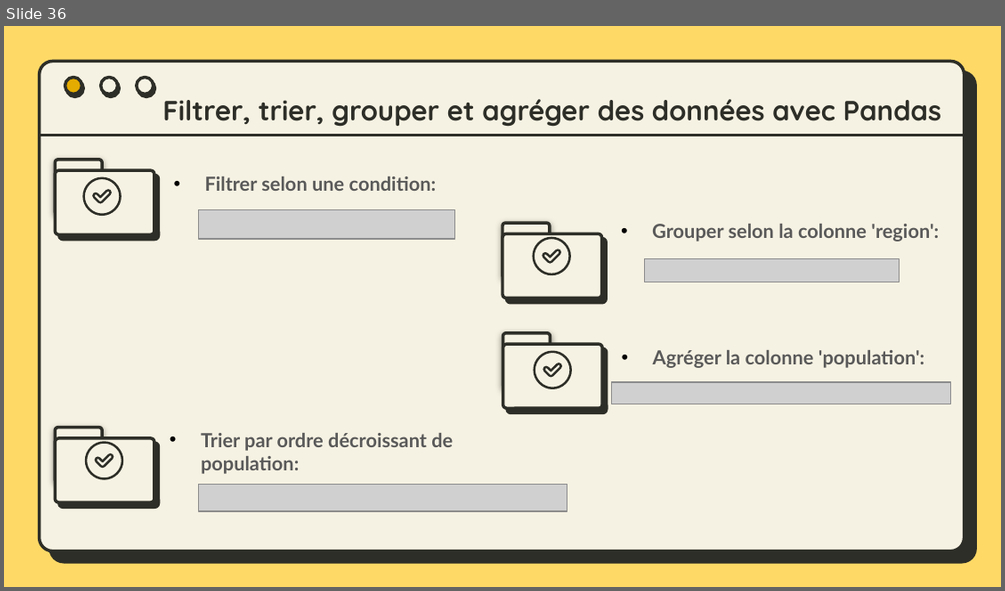
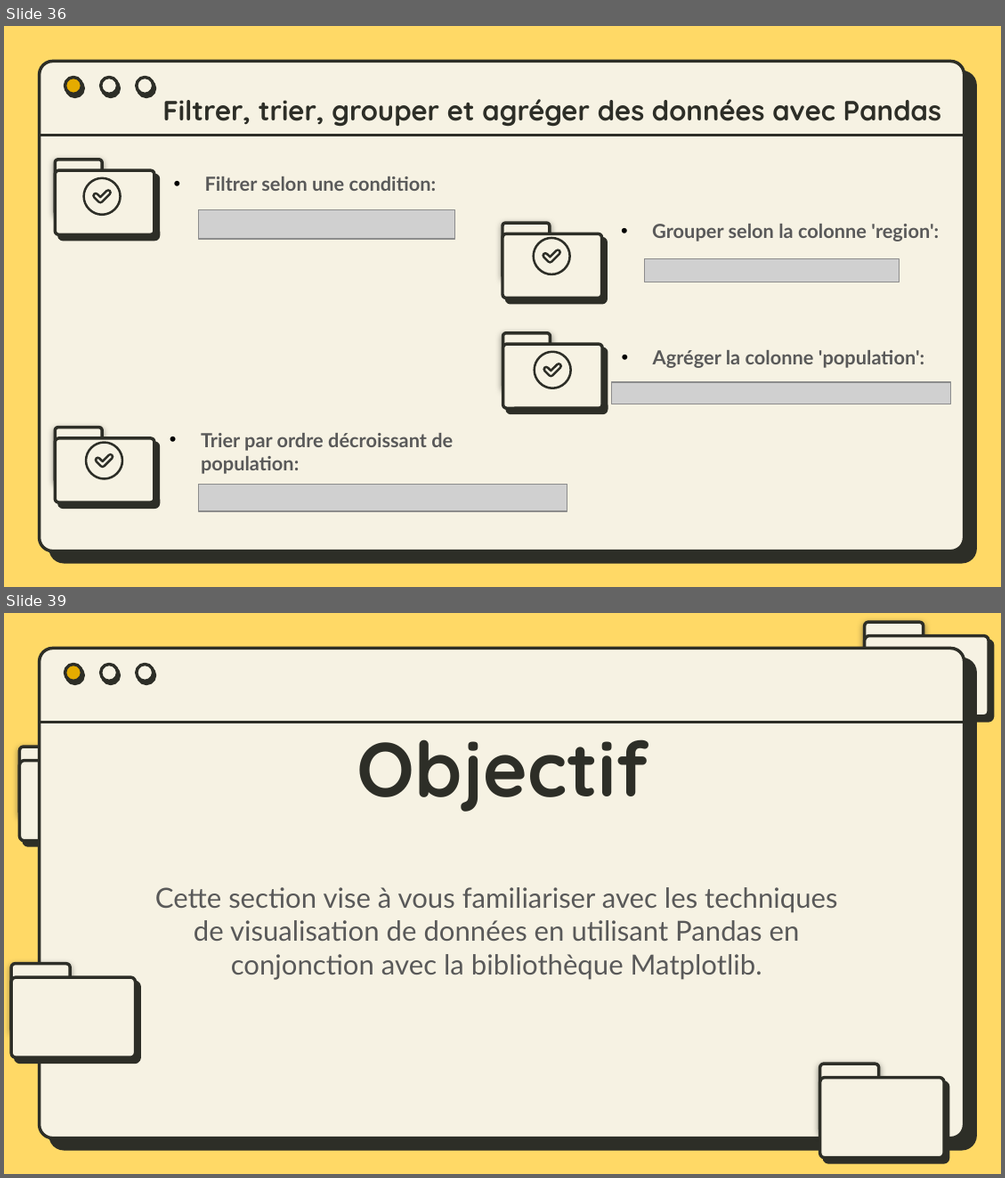
Before and after one commit to bydevmar/Master_MASD_FPO, a slide deck: SEMESTER 1/Modélisation avec Python/M- Pandas/Presentation/Pandas.pptx. Shown one above the other, each under a label of ours: slide 36 before the commit, slides 36 and 39 after it; the slides between them are not shown. The pictures are 1005x591 and 1005x1178 pixels, drawn with LibreOffice and Linux fonts; fonts in the diff are those of the drawing; grey boxes stand for pictures. Boxes give left, top, right and bottom in pixels: in the first picture for what was removed or moved away, otherwise in the second. Text is boxed around its words. In the diff, an @@ line names an element or a change of style, - is before the commit and + after.

```diff
--- a/SEMESTER 1/Modélisation avec Python/M- Pandas/Presentation/Pandas.pptx
+++ b/SEMESTER 1/Modélisation avec Python/M- Pandas/Presentation/Pandas.pptx
@@ slide 39 added at [4, 613, 1001, 1174], background #FFD966; not listed: 5 template elements that a slide beside it also shows @@
@@ rounded rectangle added at [865, 622, 923, 690], fill #F6F2E3, outline #2D2E27 2.25 pt @@
@@ rounded rectangle added at [865, 636, 987, 715], fill #F6F2E3, outline #2D2E27 2.25 pt @@
@@ title added at [357, 721, 647, 811], 55 pt, text #2D2E27, bold @@
+Objectif
@@ rounded rectangle added at [20, 747, 79, 815], fill #F6F2E3, outline #2D2E27 2.25 pt @@
@@ rounded rectangle added at [20, 761, 144, 840], fill #F6F2E3, outline #2D2E27 2.25 pt @@
@@ subtitle added at [155, 887, 837, 980], 20 pt, text #595959 @@
+Cette section vise à vous familiariser avec les techniques de visualisation de données en utilisant Pandas en conjonction avec la bibliothèque Matplotlib.
@@ rounded rectangle added at [11, 964, 70, 1033], fill #F6F2E3, outline #2D2E27 2.25 pt @@
@@ rounded rectangle added at [11, 977, 135, 1056], fill #F6F2E3, outline #2D2E27 2.25 pt @@
@@ rounded rectangle added at [819, 1063, 878, 1133], fill #F6F2E3, outline #2D2E27 2.25 pt @@
@@ rounded rectangle added at [819, 1078, 943, 1158], fill #F6F2E3, outline #2D2E27 2.25 pt @@
```
Also in this commit, not shown: 1 slide changed, 11 other slides added, 1 other file.
